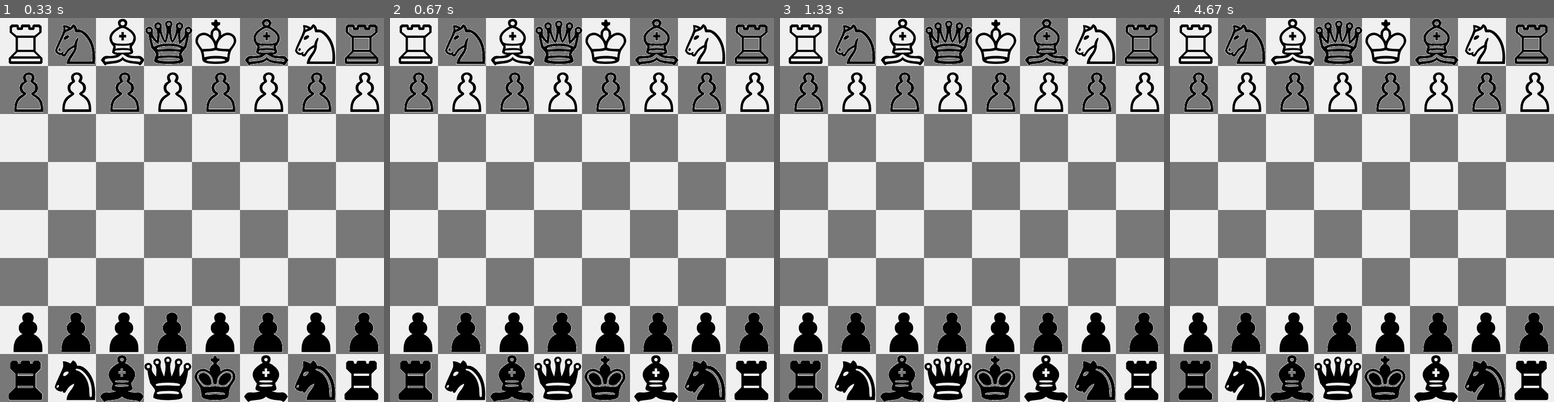
Above: before the commit, frames 1-4 (left to right).
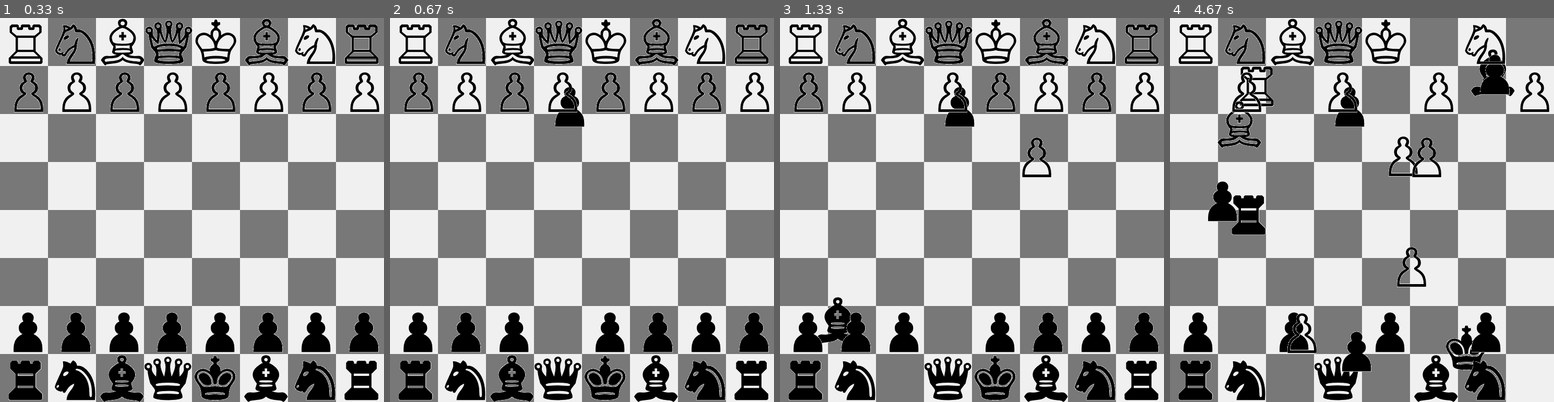
Above: after the commit, the same moments.

Repository: HighASG936/MyChess
Game: pygame game, started from Chess.py
Two runs of this game, one before a commit and one after it. Both use one fixed random seed, a clock stepped at 60 frames per second and the inputs below.
Inputs (mouse positions are in pixels of both pictures, inside the frame that each line leads up to):
- Up to frame 1 (0.33 s): no input
- Up to frame 2 (0.67 s): press the mouse at (558, 329) at 0.37 s; move the mouse to (562, 217) at 0.47 s; release the mouse at (566, 106) at 0.6 s
- Up to frame 3 (1.33 s): press the mouse at (899, 378) at 0.7 s; move the mouse to (868, 348) at 0.8 s; release the mouse at (837, 321) at 0.93 s; press the mouse at (899, 90) at 1.03 s; move the mouse to (968, 121) at 1.13 s; release the mouse at (1033, 156) at 1.27 s
- Up to frame 4 (4.67 s): press the mouse at (1434, 329) at 1.37 s; move the mouse to (1392, 340) at 1.47 s; release the mouse at (1354, 348) at 1.6 s; press the mouse at (1530, 329) at 1.7 s; move the mouse to (1373, 263) at 1.8 s; release the mouse at (1219, 198) at 1.93 s; press the mouse at (1385, 378) at 2.03 s; move the mouse to (1427, 363) at 2.13 s; release the mouse at (1469, 348) at 2.27 s; press the mouse at (1434, 41) at 2.37 s; move the mouse to (1335, 83) at 2.47 s; release the mouse at (1239, 125) at 2.6 s; press the mouse at (1193, 90) at 2.7 s; move the mouse to (1296, 121) at 2.8 s; release the mouse at (1400, 156) at 2.93 s; press the mouse at (1530, 378) at 3.03 s; move the mouse to (1388, 294) at 3.13 s; release the mouse at (1246, 213) at 3.27 s; press the mouse at (1481, 90) at 3.37 s; move the mouse to (1388, 210) at 3.47 s; release the mouse at (1296, 332) at 3.6 s; press the mouse at (1385, 90) at 3.7 s; move the mouse to (1396, 179) at 3.8 s; release the mouse at (1408, 263) at 3.93 s; press the mouse at (1530, 41) at 4.03 s; move the mouse to (1392, 64) at 4.13 s; release the mouse at (1254, 83) at 4.27 s; press the mouse at (1227, 321) at 4.37 s; move the mouse to (1358, 194) at 4.47 s; release the mouse at (1492, 71) at 4.6 s

Frame 1 is identical in both runs. In frame 2, 1.0% of the frame differs, in the area x 40-51%, y 17-88%; in frame 3, 2.6%; in frame 4, 10%, in the area x 3-99%, y 0-100%.

Commit message:
total drag out!!

Diff:
--- a/chess_set.py
+++ b/chess_set.py
@@ -39,31 +39,44 @@
         # Create a Piece for each image.
         colors = ['B', 'W']
         names = ['K', 'Q', 'R', 'B', 'N', 'P']
-        piece_num = 0
+        i = 0
+        j = 0
+        image_piece_index = 0
         for color in colors:
             for name in names:
-                image = piece_images[piece_num]
-                piece = Piece(self.chess_game, image, name, color)
-                piece.key = f"{color}{name}"
-                self.pieces.append(piece)
-                self.update_board()
-                self.Pieces_Group.add_internal(piece)
-                piece_num += 1
+                image = piece_images[image_piece_index]
+                board = self.chess_game.locations
+                current_piece = f"{color}{name}"
+                for i in range(len(board)):
+                    for j in range(len(board)):
+                        tile = board[i][j]
+                        if tile == current_piece:
+                            print(tile, i, j)
+                            piece = Piece(self.chess_game, image, name, color)
+                            piece.x = self.chess_game.settings.tile_size * j
+                            piece.y = self.chess_game.settings.tile_size * i
+                            piece.name = current_piece
+                            #self.pieces.append(piece)
+                            #self._draw_piece(piece.name, piece.x, piece.y)
+                            self.Pieces_Group.add_internal(piece)
+                            piece.blitme()
+                image_piece_index += 1
 
-    def _draw_piece(self, key, x, y):
-            for piece in self.pieces:
-                if key == piece.key:
-                    piece.x = self.chess_game.settings.tile_size * x
-                    piece.y = self.chess_game.settings.tile_size * y
-                    piece.blitme()
+    # def _draw_piece(self, key, x, y):
+    #         for piece in self.pieces:
+    #             if key == piece.key:
+    #                 piece.x = self.chess_game.settings.tile_size * x
+    #                 piece.y = self.chess_game.settings.tile_size * y
+    #                 piece.blitme()
 
     def update_board(self):
-        board = self.chess_game.locations
+        pass
+        # board = self.chess_game.locations
 
-        for i in range(len(board)):
-            for j in range(len(board)):
-                key=board[i][j]
-                self._draw_piece(key, j, i)
+        # for i in range(len(board)):
+        #     for j in range(len(board)):
+        #         key=board[i][j]
+        #         self._draw_piece(key, j, i)
 
 class Piece:
     """Represents a chess piece."""
